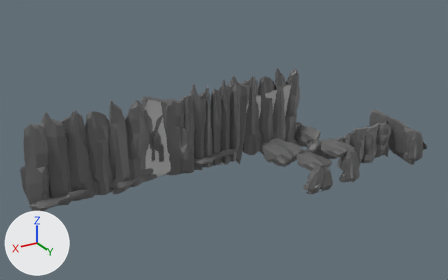
The FBX model 3D assets/Level/Cliffs.fbx, before and after one commit.
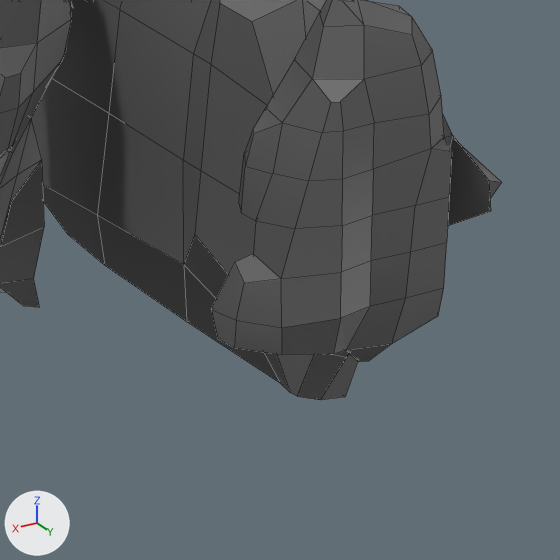
The first picture shows the older version from a camera (50 mm lens) standing at (1.746, 2.096, 1.276) and looking at (0.373, -0.193, 0.131). The close-ups show both versions on the part from 86% to 97% of the width and 47% to 64% of the height of that picture; other places that the commit changed are outside them. Lighting does not change. The marker at lower left points along +X, +Y and +Z. The close-ups show mesh edges as thin lines. Where no turn or scale is listed for an object, it has been applied to the vertices.

In view in the first close-up: 'CaveRock3', 'CaveRock4', 'polySurface5'.
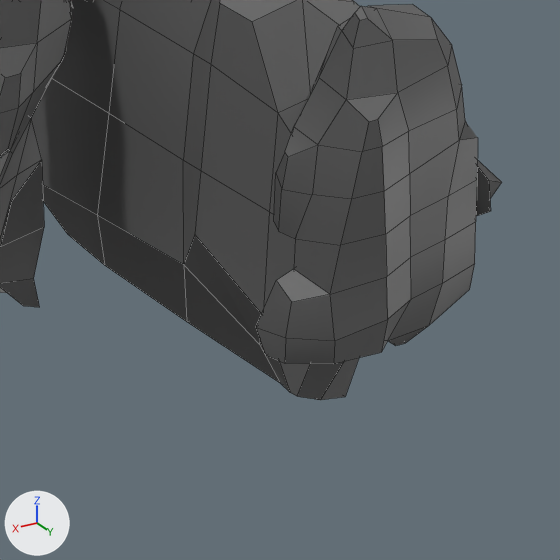
Diff of the bpy script that builds the scene:
```diff
--- a/3D assets/Level/Cliffs.fbx.py
+++ b/3D assets/Level/Cliffs.fbx.py
@@ ob_caverock4 @@
 ob_caverock4 = bpy.data.objects.new('CaveRock4', me_mesh_015)
-ob_caverock4.location = (-0.543, 0.1303, 0.0161)
-ob_caverock4.rotation_euler = (1.519, 0.0708, -0.631)  # degrees (87, 4.1, -36)
-ob_caverock4.scale = (0.01, 0.01, 0.01)
+ob_caverock4.location = (-0.5555, 0.1362, 0.0138)
+ob_caverock4.rotation_euler = (1.382, 0.172, -0.42)  # degrees (79, 10, -24)
+ob_caverock4.scale = (0.0102, 0.0102, 0.0102)
```

Changed parts and their boxes [x1, y1, x2, y2] in the close-ups (560 x 560 px):
'CaveRock4', moved, turned, rescaled
    before: [211, 0, 452, 362]
    after: [256, 4, 478, 364]
